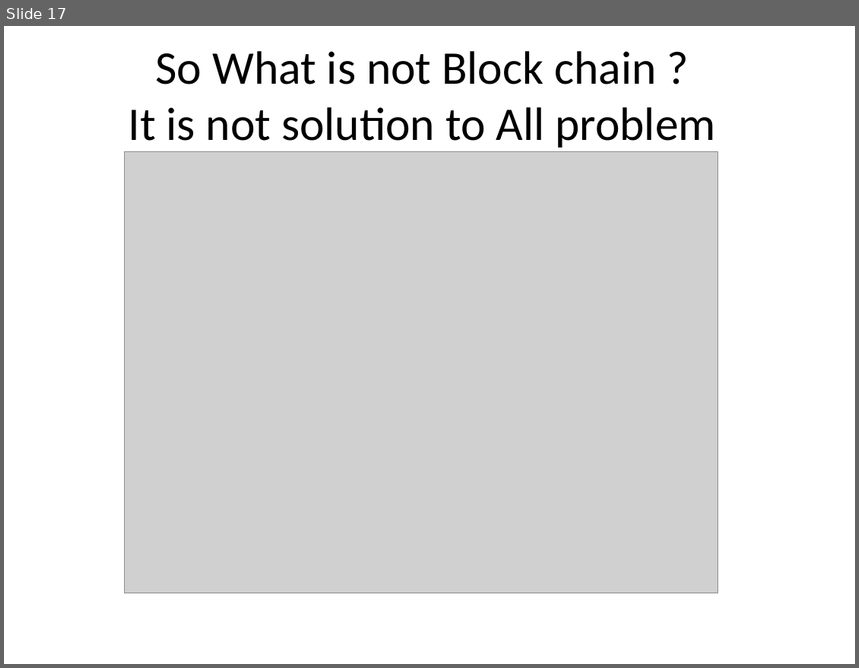
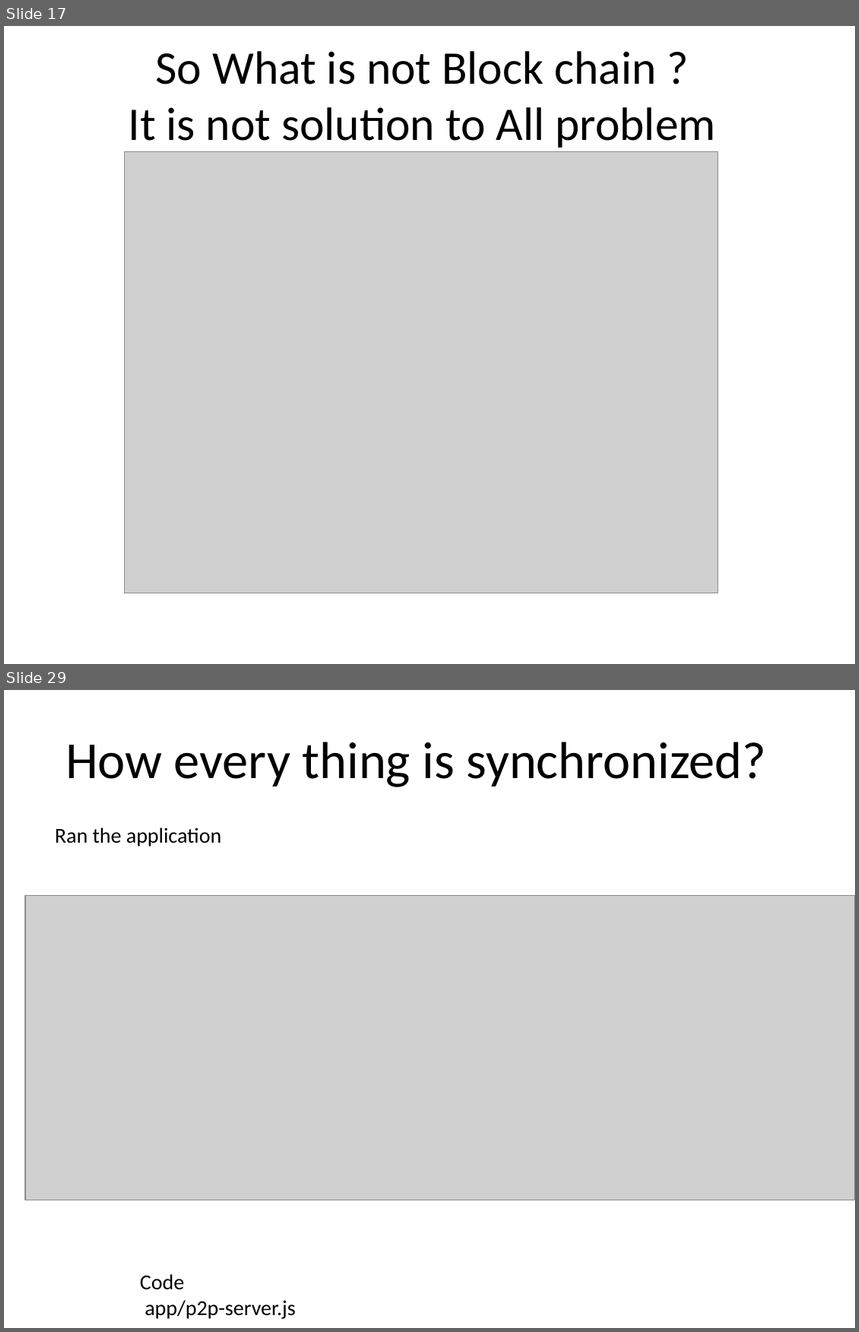
Before and after one commit to AvinashTiwari/BlockChain, a slide deck: sf-chain/BlockChainPresentation.pptx. Shown one above the other, each under a label of ours: slide 17 before the commit, slides 17 and 29 after it; the slides between them are not shown. The pictures are 859x668 and 859x1332 pixels, drawn with LibreOffice and Linux fonts; fonts in the diff are those of the drawing; grey boxes stand for pictures. Boxes give left, top, right and bottom in pixels: in the first picture for what was removed or moved away, otherwise in the second. Text is boxed around its words. In the diff, an @@ line names an element or a change of style, - is before the commit and + after.

```diff
--- a/sf-chain/BlockChainPresentation.pptx
+++ b/sf-chain/BlockChainPresentation.pptx
@@ slide 29 added at <box>4,690,855,1328</box>, background #FFFFFF @@
@@ title added at <box>66,742,767,787</box>, 44 pt, text #000000 @@
+How every thing is synchronized?
@@ text added at <box>55,828,221,847</box>, 18 pt, text #000000 @@
+Ran the application
@@ picture added at <box>25,896,855,1201</box> @@
@@ text added at <box>140,1274,295,1319</box>, 18 pt, text #000000 @@
+Code
+app/p2p-server.js
```
Also in this commit, not shown: 1 slide changed, 22 other slides added.
